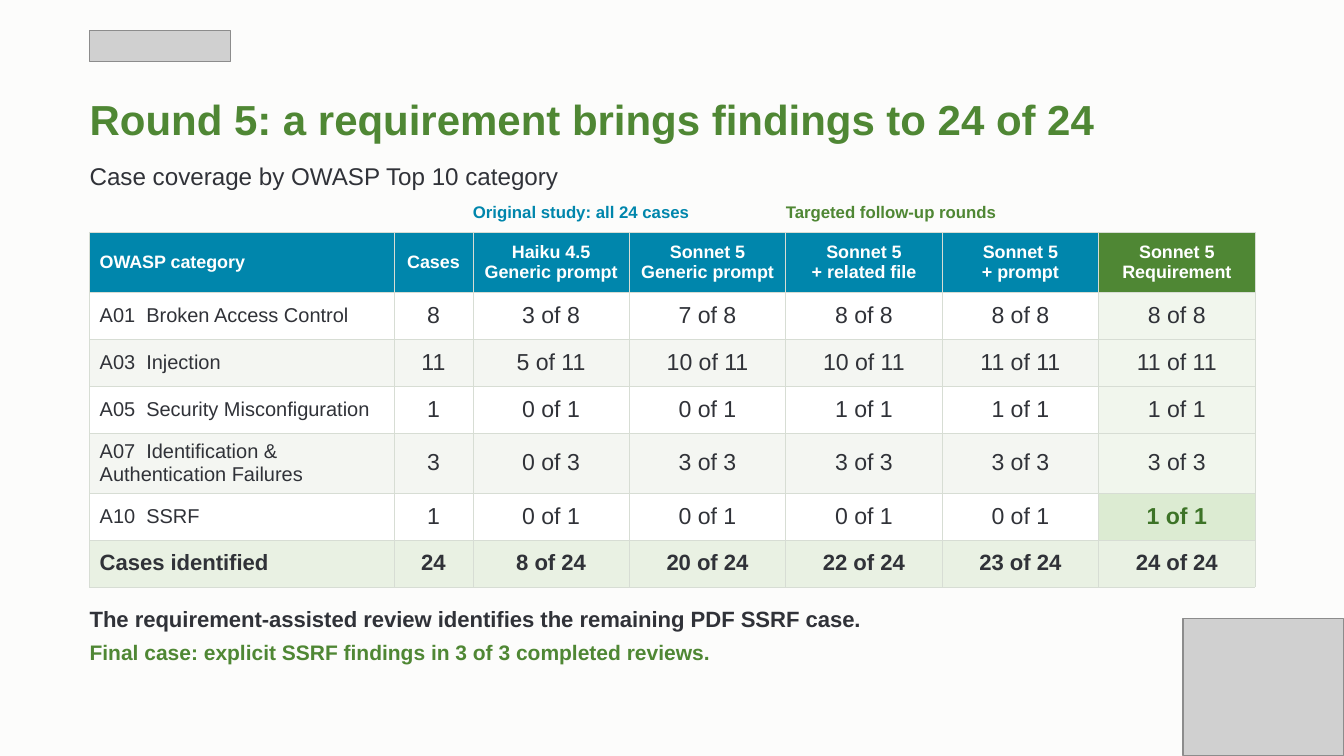
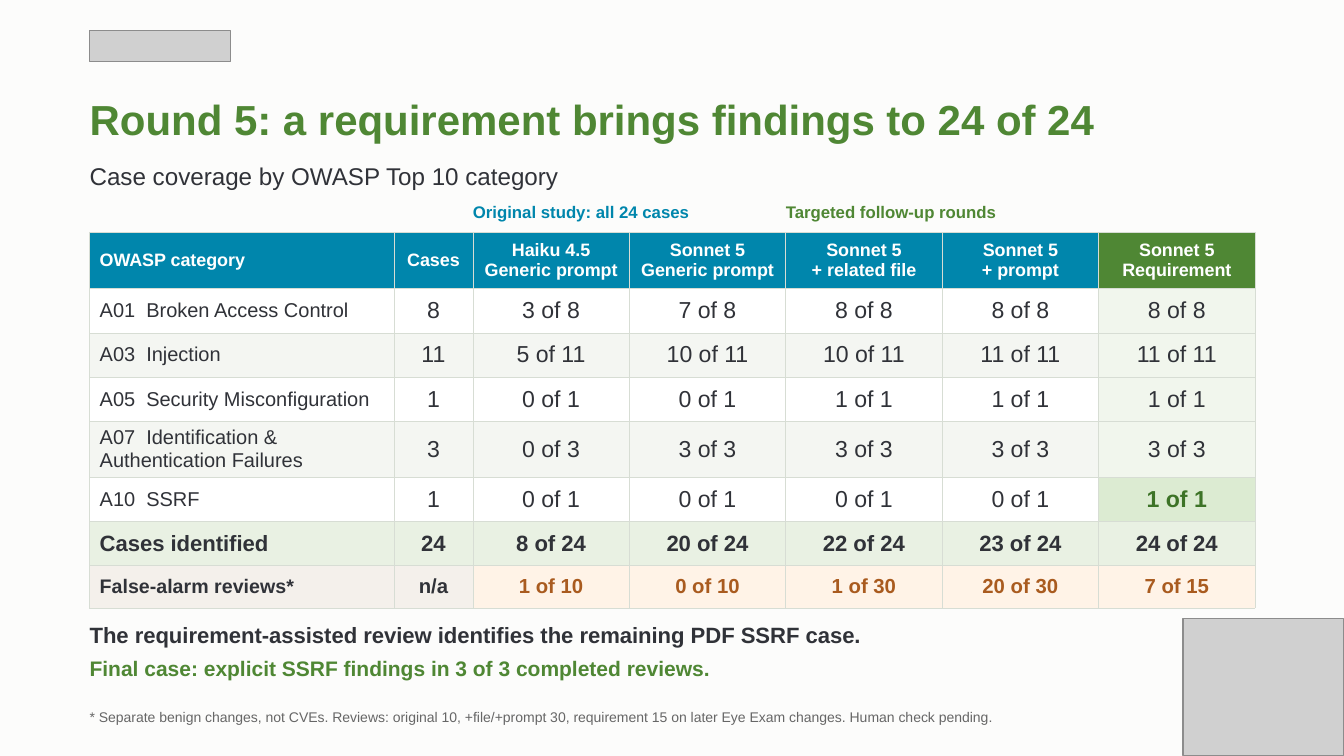
Before and after one commit to stperic/who-writes-who-finds, a slide deck: slide 19 of presentation/Who_Writes_the_Bug.pptx. Drawn at 1344x756 pixels with LibreOffice and Linux fonts; fonts in the diff are those of the drawing; grey boxes stand for pictures. Boxes give left, top, right and bottom in pixels: in the first picture for what was removed or moved away, otherwise in the second. Text is boxed around its words. In the diff, an @@ line names an element or a change of style, - is before the commit and + after.

Commit message:
Add benign-control false alarms to round tables

```diff
--- a/presentation/Who_Writes_the_Bug.pptx
+++ b/presentation/Who_Writes_the_Bug.pptx
@@ table at (90, 232, 1254, 608) @@
+row 8: False-alarm reviews* | n/a | 1 of 10 | 0 of 10 | 1 of 30 | 20 of 30 | 7 of 15
@@ text "The requirement-assisted review identifies the ...": place and size @@
-text "The requirement-assisted review identifies the ..." at (90, 611, 861, 632)
+text "The requirement-assisted review identifies the ..." at (90, 627, 861, 648)
@@ text "Final case: explicit SSRF findings ...": place and size @@
-text "Final case: explicit SSRF findings ..." at (90, 644, 710, 664)
+text "Final case: explicit SSRF findings ..." at (90, 660, 710, 680)
@@ text added at (99, 712, 993, 725), 10 pt, text #666666 @@
+* Separate benign changes, not CVEs. Reviews: original 10, +file/+prompt 30, requirement 15 on later Eye Exam changes. Human check pending.
```
Also in this commit, not shown: 9 other slides changed, 1 other file.
